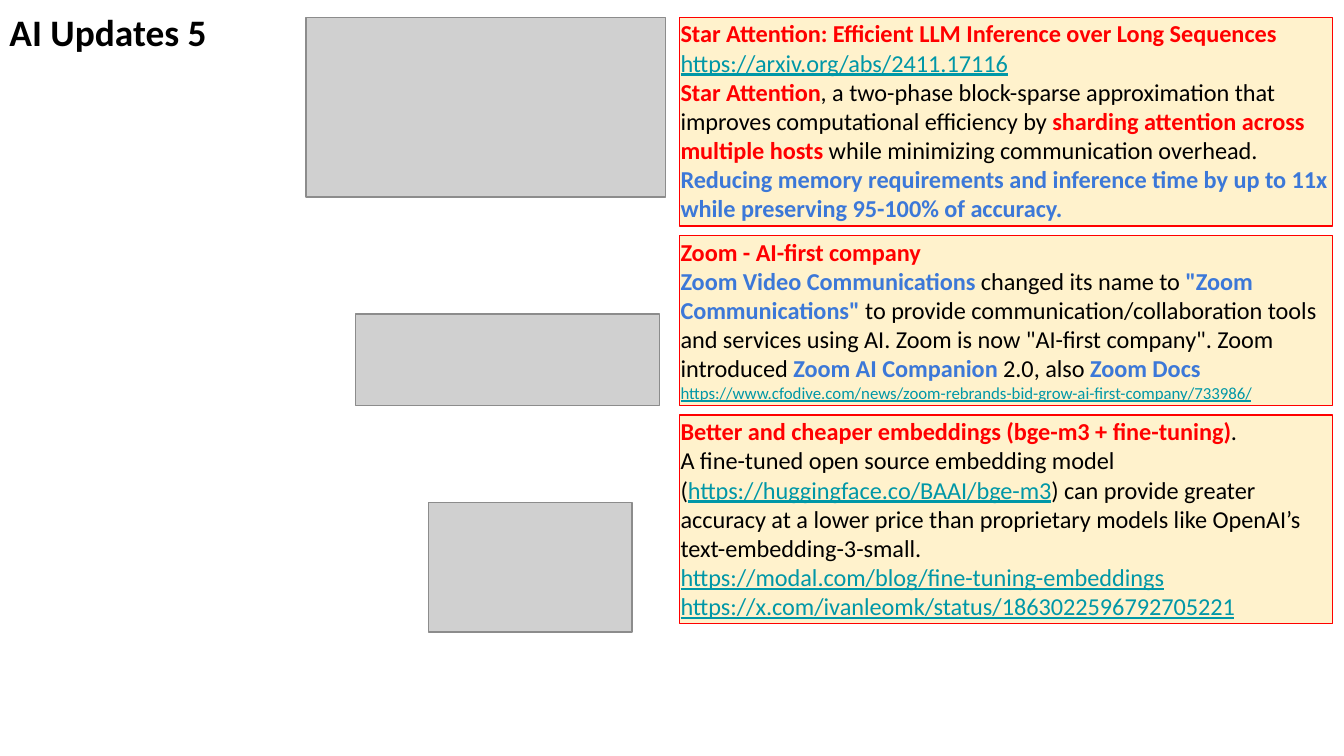
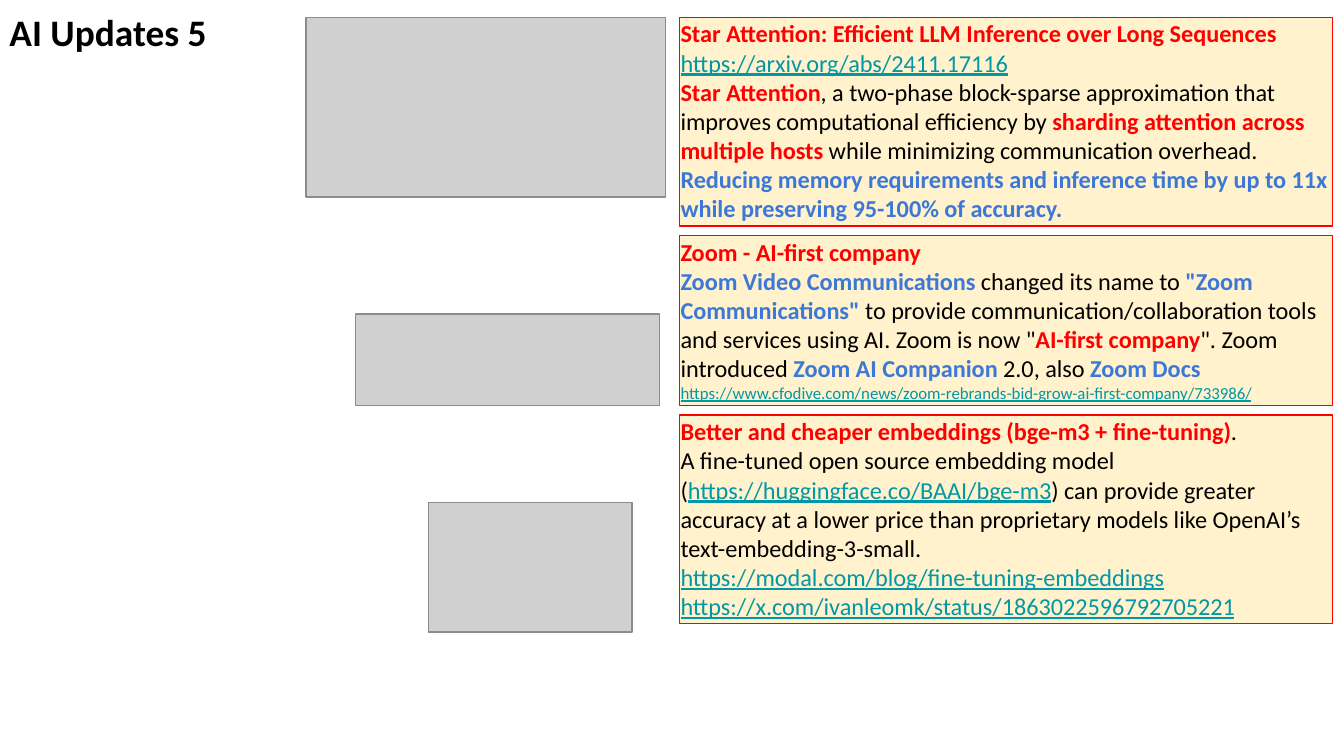
Before and after one commit to lselector/seminar, a slide deck: slide 15 of 2024/2024-12-06-AI-Updates.pptx. Drawn at 1344x756 pixels with LibreOffice and Linux fonts; fonts in the diff are those of the drawing; grey boxes stand for pictures. Boxes give left, top, right and bottom in pixels: in the first picture for what was removed or moved away, otherwise in the second. Text is boxed around its words. In the diff, an @@ line names an element or a change of style, - is before the commit and + after.

```diff
--- a/2024/2024-12-06-AI-Updates.pptx
+++ b/2024/2024-12-06-AI-Updates.pptx
@@ text in rectangle at (x1=681, y1=273, x2=1316, y2=402): text colour #000000 to #FF0000, bold on in ""AI-first company"." @@
```
Also in this commit, not shown: 1 other slide changed.
